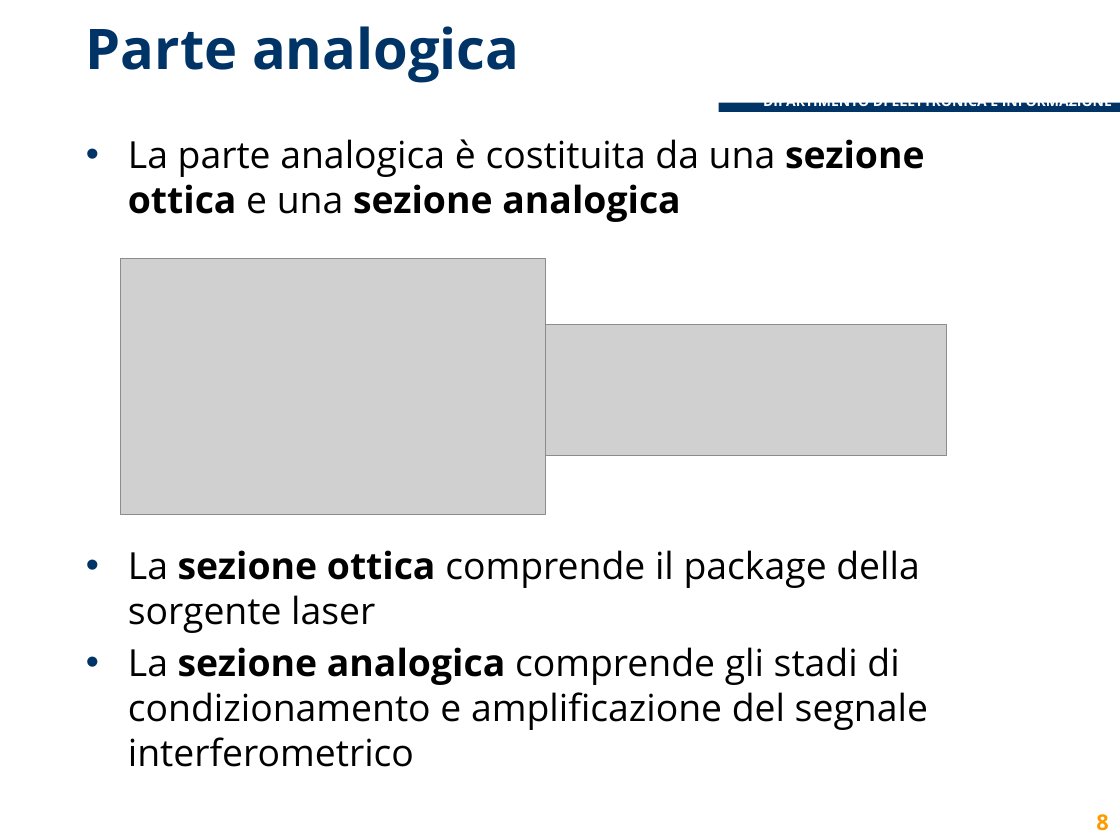
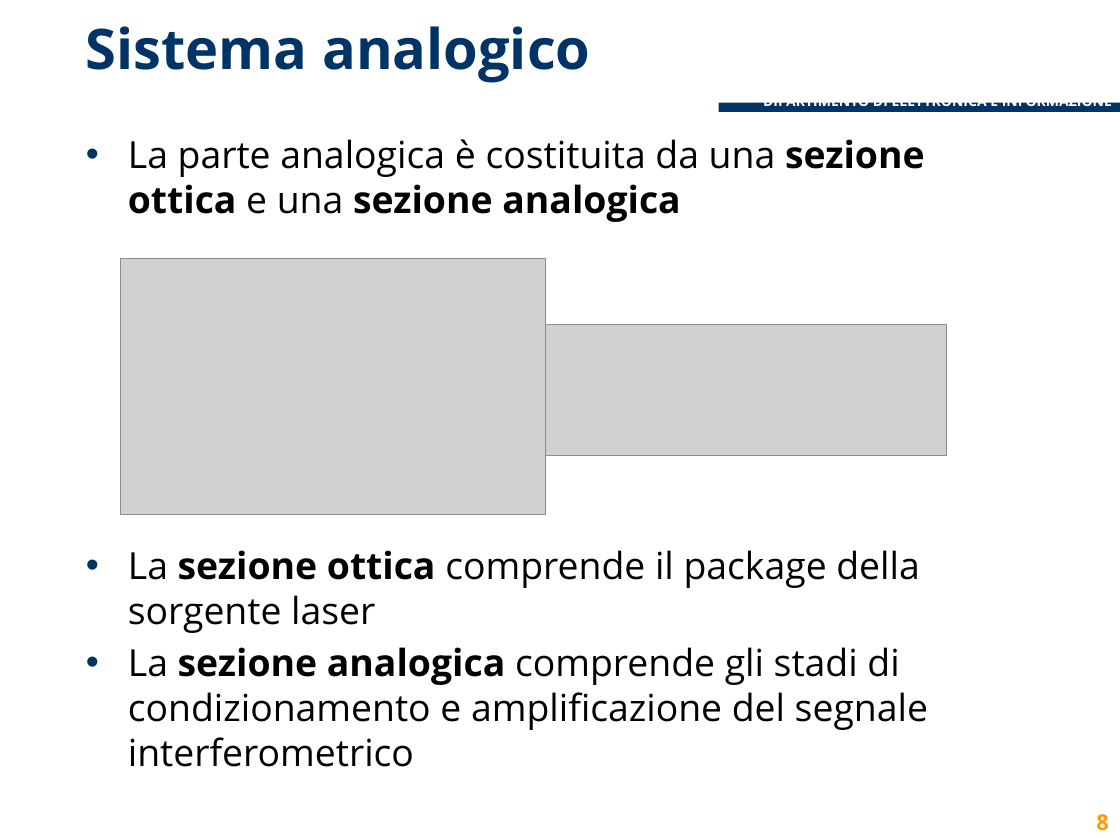
Before and after one commit to lcavagnispolimi/thesis_latex, a slide deck: slide 8 of presentazione_discussione.pptx. Drawn at 1120x840 pixels with LibreOffice and Linux fonts; fonts in the diff are those of the drawing; grey boxes stand for pictures; background and template pictures are left out. Boxes give left, top, right and bottom in pixels: in the first picture for what was removed or moved away, otherwise in the second. Text is boxed around its words. In the diff, an @@ line names an element or a change of style, - is before the commit and + after.

```diff
--- a/presentazione_discussione.pptx
+++ b/presentazione_discussione.pptx
@@ title at bbox=[86, 26, 590, 83]: text changed @@
-Parte analogica
+Sistema analogico
```
Also in this commit, not shown: 17 other slides changed, 2 slides added.
